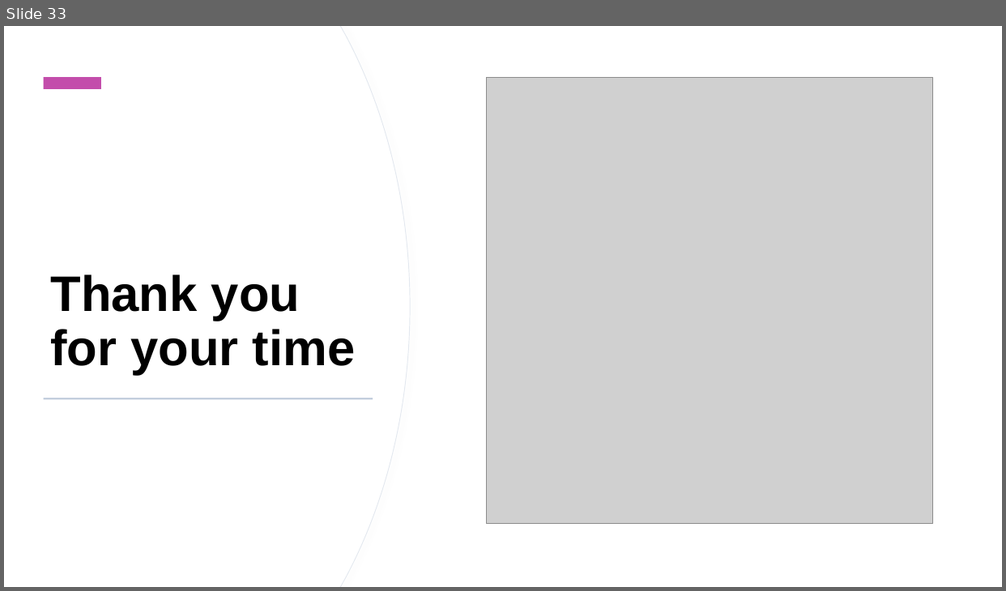
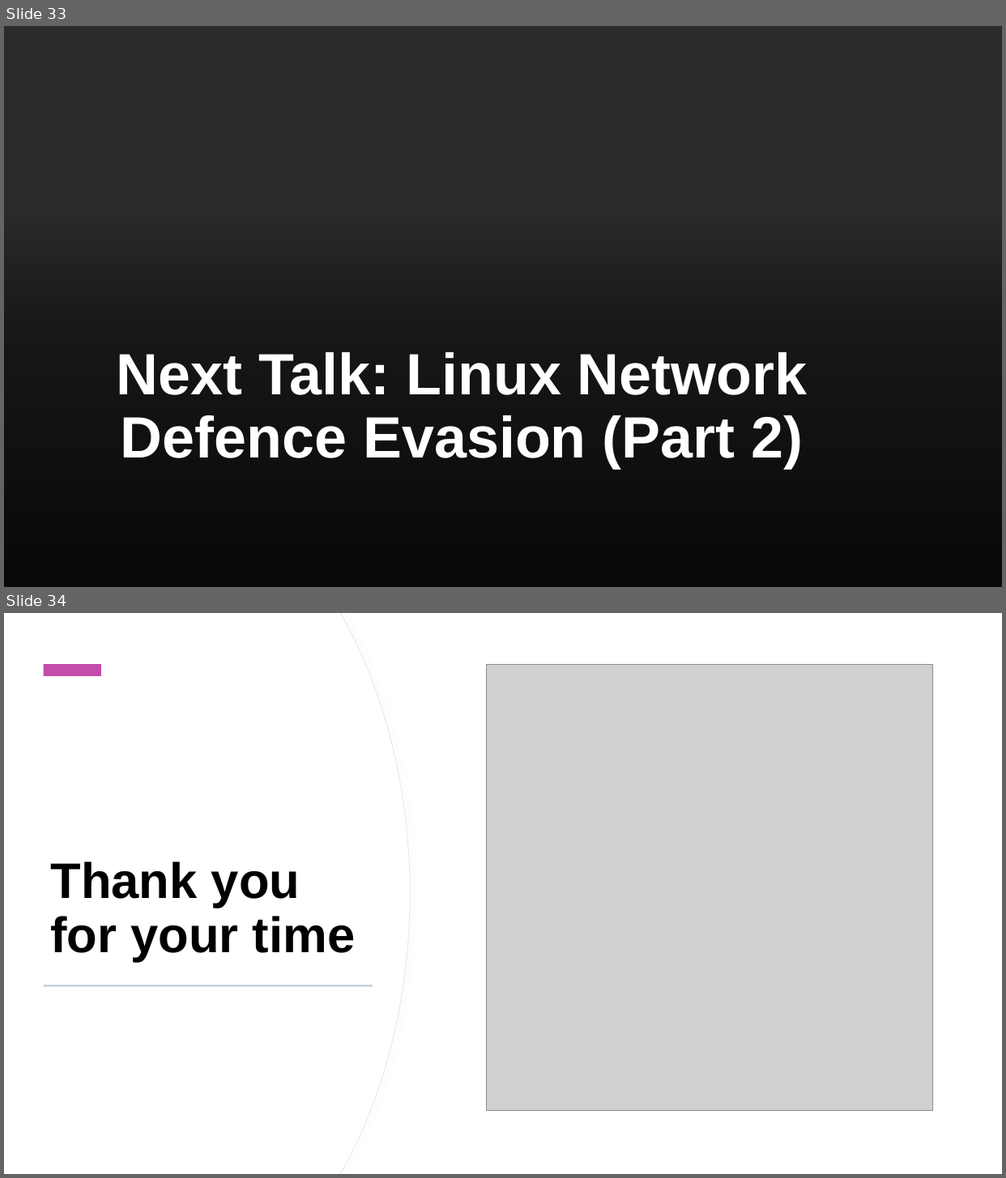
Before and after one commit to aqeebhussain122/hpc-offensive-security, a slide deck: 8 - Offensive Security Tactics for Linux Professionals - Linux Network Defence Evasion.pptx. Shown one above the other, each under a label of ours: slide 33 before the commit, slides 33 and 34 after it. The pictures are 1006x591 and 1006x1178 pixels, drawn with LibreOffice and Linux fonts; fonts in the diff are those of the drawing; grey boxes stand for pictures; background and template pictures are left out; a plain dark background stands for a picture behind light text. Boxes give left, top, right and bottom in pixels: in the first picture for what was removed or moved away, otherwise in the second. Text is boxed around its words. In the diff, an @@ line names an element or a change of style, - is before the commit and + after.

```diff
--- a/8 - Offensive Security Tactics for Linux Professionals - Linux Network Defence Evasion.pptx
+++ b/8 - Offensive Security Tactics for Linux Professionals - Linux Network Defence Evasion.pptx
@@ slide 33 added at (4, 26, 1002, 587), background picture (left out); not listed: 2 template elements that a slide beside it also shows @@
@@ rectangle added at (4, 26, 1002, 587), fill #FFFFFF @@
@@ rectangle added at (4, 211, 1002, 587), fill gradient #000000 @@
@@ title added at (117, 352, 808, 468), 56 pt, text #FFFFFF, bold @@
+Next Talk: Linux Network Defence Evasion (Part 2)
@@ what was slide 33 is now slide 34 @@
```
Also in this commit, not shown: 4 slides changed, 8 other files.
